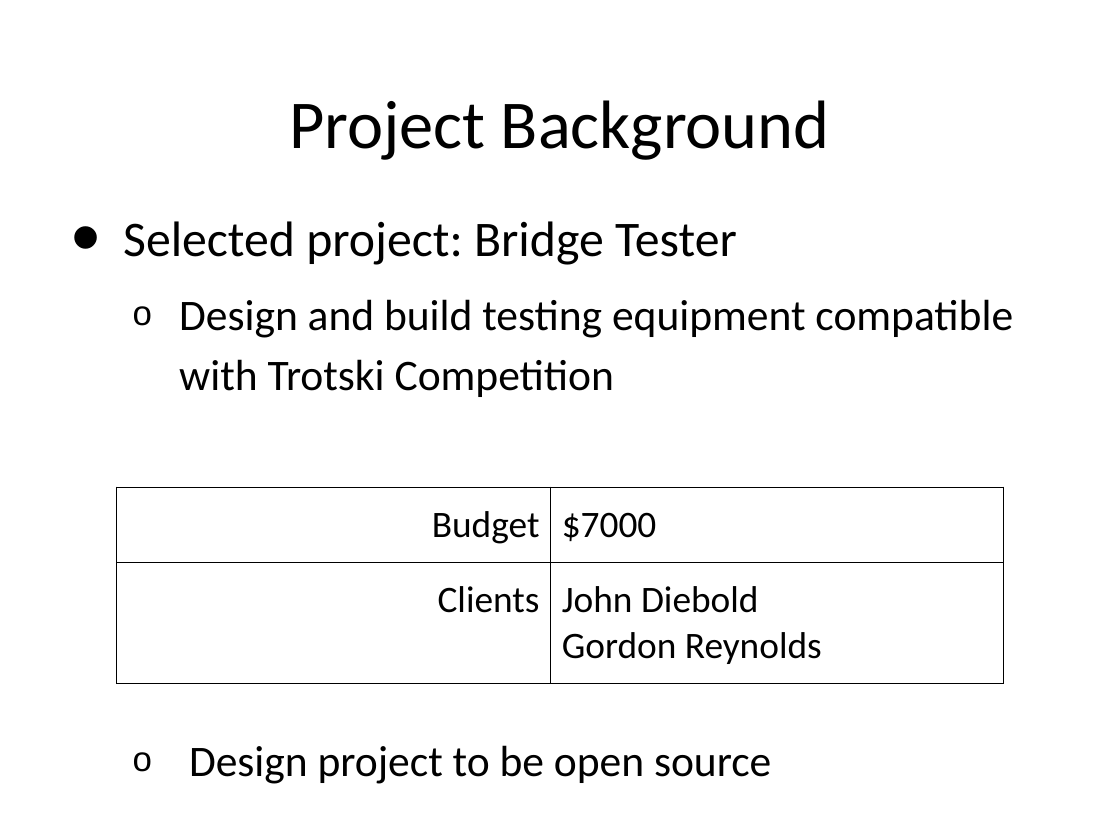
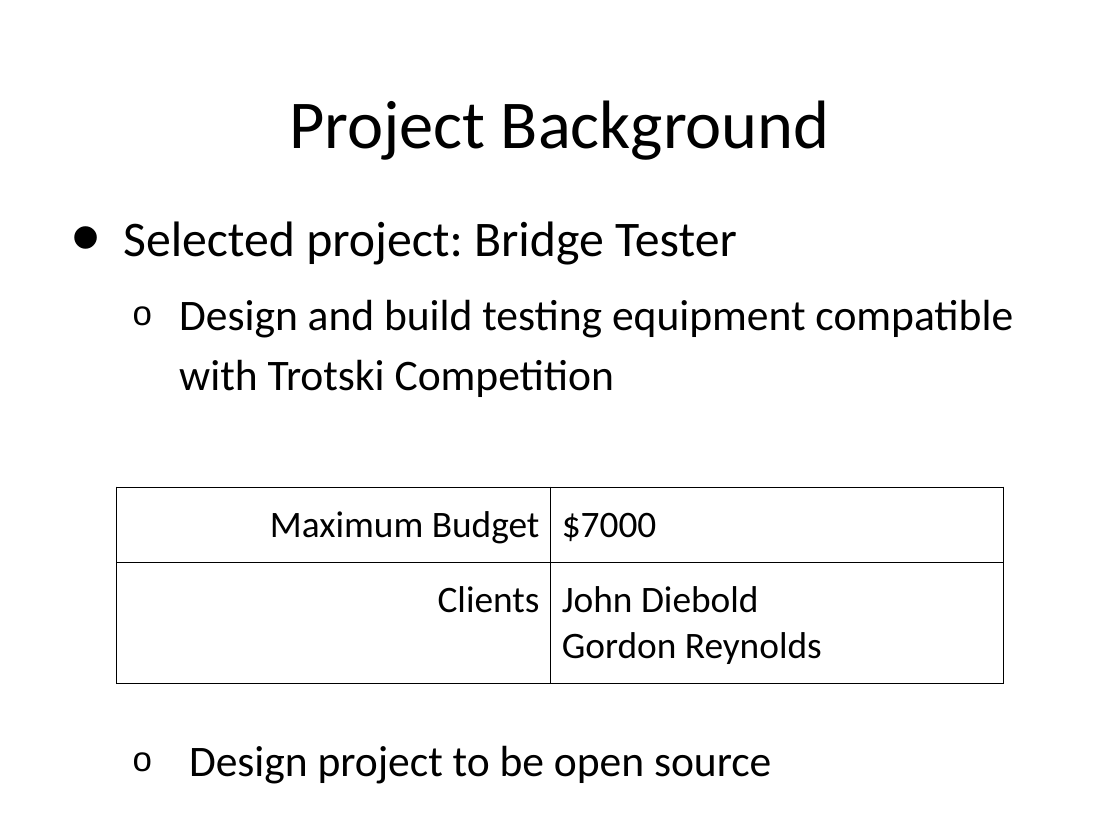
Before and after one commit to TheBengineer/Bridge-Tester, a slide deck: slide 4 of Presentations/February 10, 2014/Bridge Tester.pptx. Drawn at 1120x840 pixels with LibreOffice and Linux fonts; fonts in the diff are those of the drawing. Boxes give left, top, right and bottom in pixels: in the first picture for what was removed or moved away, otherwise in the second. Text is boxed around its words. In the diff, an @@ line names an element or a change of style, - is before the commit and + after.

```diff
--- a/Presentations/February 10, 2014/Bridge Tester.pptx
+++ b/Presentations/February 10, 2014/Bridge Tester.pptx
@@ table at (116, 487, 1004, 681) @@
-row 1, column 1: Budget
+row 1, column 1: Maximum Budget
```
Also in this commit, not shown: 1 other slide changed.
